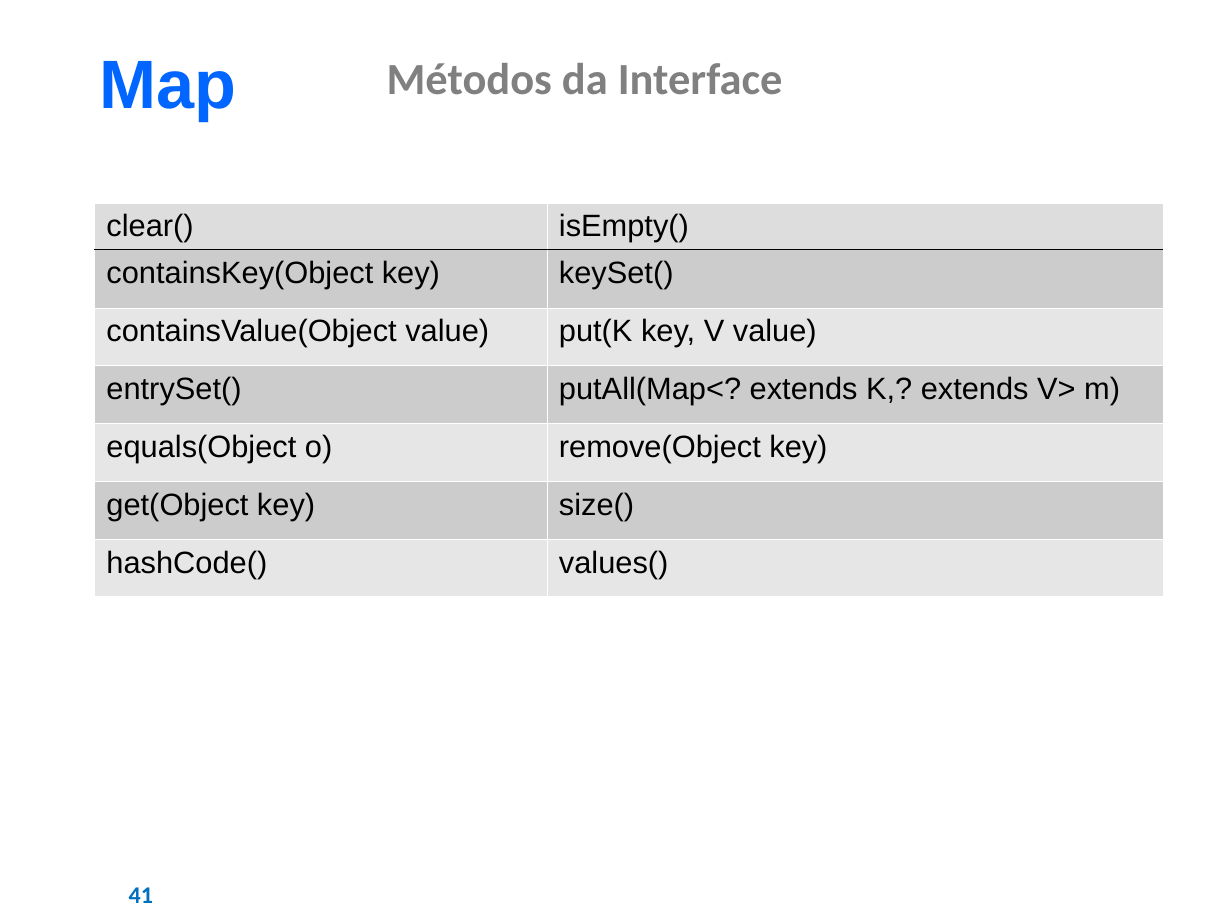
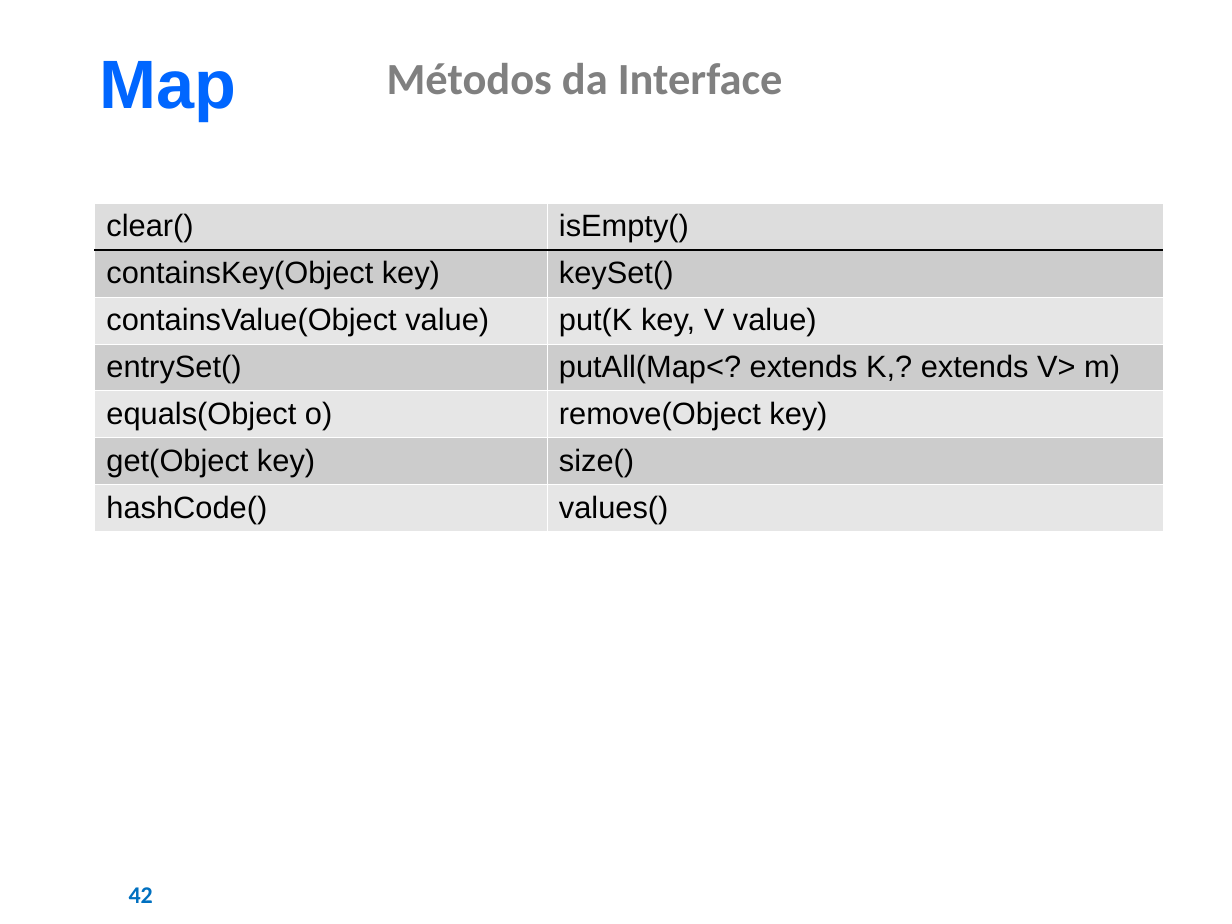
Before and after one commit to AJKFreitas/collections-learning, a slide deck: slide 42 of Estudos - Collections Framework.pptx (slide 41 before the commit). Drawn at 1232x924 pixels with LibreOffice and Linux fonts; fonts in the diff are those of the drawing; background and template pictures are left out. Boxes give left, top, right and bottom in pixels: in the first picture for what was removed or moved away, otherwise in the second. Text is boxed around its words. In the diff, an @@ line names an element or a change of style, - is before the commit and + after.

```diff
--- a/Estudos - Collections Framework.pptx
+++ b/Estudos - Collections Framework.pptx
@@ table: place and size @@
-table at bbox=[95, 203, 1163, 607]
+table at bbox=[95, 203, 1163, 531]
@@ page number at bbox=[129, 887, 153, 903]: text changed @@
-41
+42
```
Also in this commit, not shown: 40 other slides changed, 1 slide added, 10 other files.
